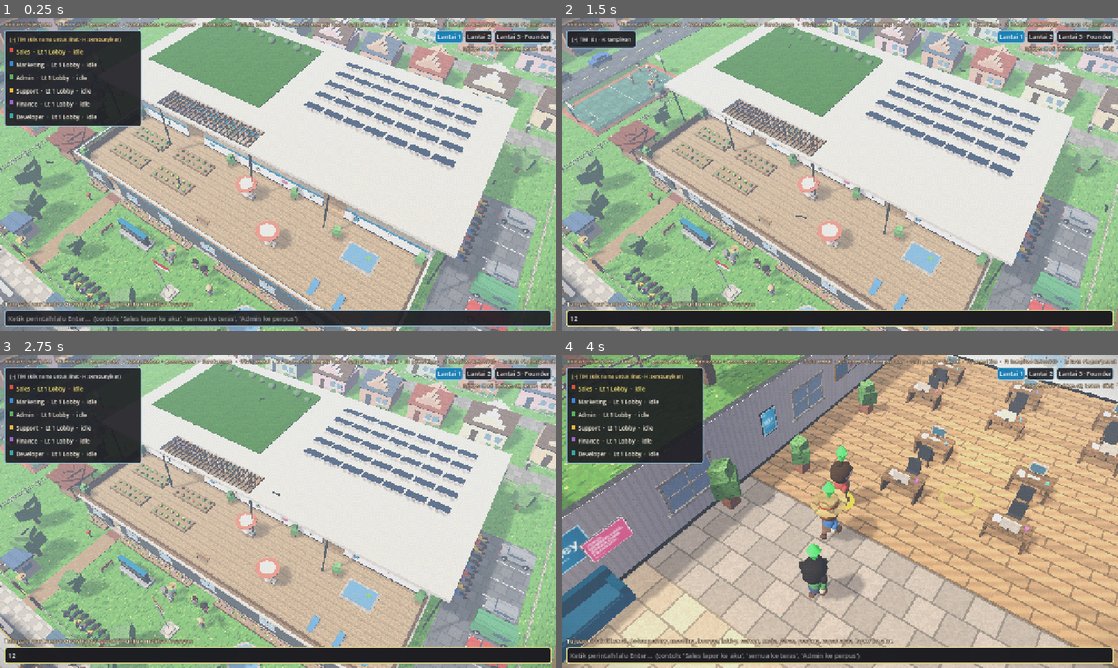
Above: before the commit, frames 1-4 (two rows, left to right).
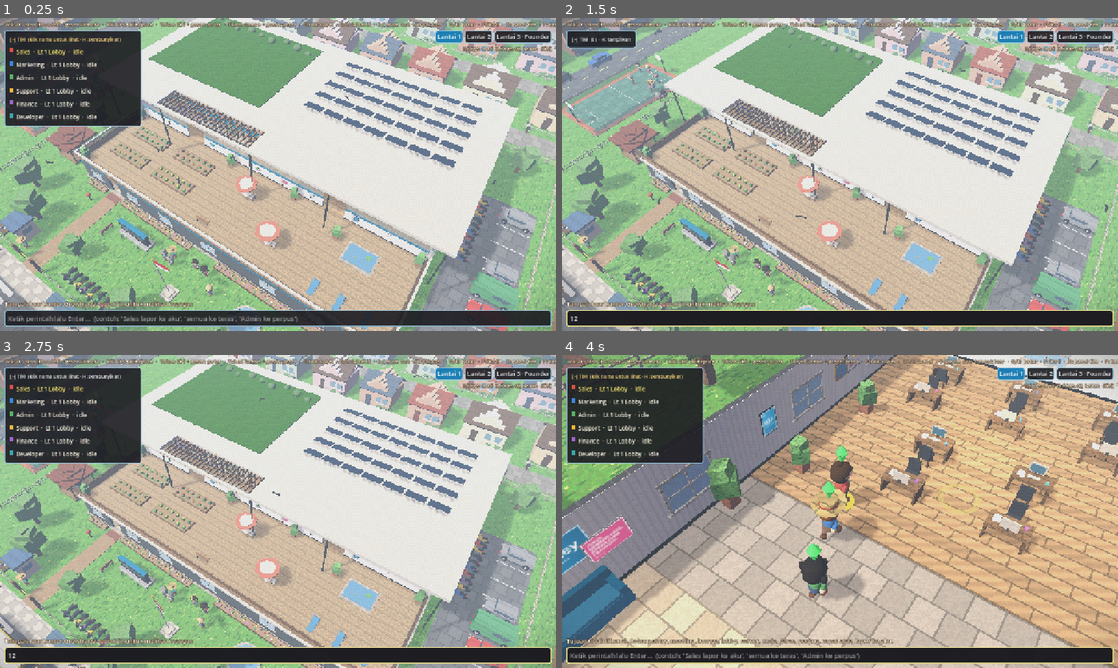
Above: after the commit, the same moments.

Repository: growhaleystudio-create/virtual-office
Game: Godot game, scene res://main.tscn
The game is run twice, just before and just after one commit, with the same random seed, the same clock (stepped at 60 frames per second) and the same inputs.
Inputs (mouse positions are in pixels of both pictures, inside the frame that each line leads up to):
- Up to frame 1 (0.25 s): no input
- Up to frame 2 (1.5 s): click (840, 318) at 0.52 s; type "12" at 0.6 s; click "[–] TIM (klik nama untuk liha…" at 1.25 s
- Up to frame 3 (2.75 s): click "[+] TIM (6) · H: tampilkan" at 2 s
- Up to frame 4 (4 s): click "Sales · Lt 1 Lobby · idle" at 2.75 s; tap Enter at 3.5, 3.6 s; move the mouse to (962, 495) at 3.52 s; hold Right from 3.53 s (still down); click (962, 495) at 3.67 s

The runs differ from the first frame. In frame 1, 0.9% of the frame differs, in the area x 0-100%, y 1-4%; in frame 2, 0.9%; in frame 3, 0.9%; in frame 4, 0.8%.

Commit message:
Founder bisa jalan dengan WASD/panah (arah ikut kamera, tertahan dinding, naik-turun tangga otomatis, sinkron multiplayer); tamu: WASD tetap geser kamera
Co-Authored-By: Claude Opus 5.5 <noreply@anthropic.com>

Diff:
--- a/agent.gd
+++ b/agent.gd
@@ -33,6 +33,7 @@
 var _phase := 0.0
 var _t := 0.0
 var _speed := 3.0
+var _manual := 0.0  # > 0 = sedang digerakkan keyboard (animasi jalan tanpa rute)
 
 var _rig: Node3D
 var _head: Node3D
@@ -388,6 +389,20 @@
 	set_status(str(s.get("st", status)))
 
 
+## Dipanggil tiap frame saat pemain menggerakkan karakter dengan WASD (posisi diatur main).
+func step_manual(dir: Vector3) -> void:
+	if not _path.is_empty():
+		_path.clear()
+	if sitting:
+		stand_up()
+	if _manual <= 0.0:
+		set_status("berjalan...")
+	_manual = 0.12
+	_arrive_kind = "stand"  # pemain lain: jangan duduk saat tiba di posisi ini
+	_arrive_status = "diam"
+	_face_yaw = atan2(dir.x, dir.z)
+
+
 func stop() -> void:
 	_path.clear()
 	set_status("diam")
@@ -415,6 +430,7 @@
 func _process(d: float) -> void:
 	_t += d
 	var moving := not _path.is_empty()
+	var walking := moving or _manual > 0.0
 	if moving:
 		var target: Vector3 = _path[0]
 		var to := target - position
@@ -430,6 +446,11 @@
 			if flat.length() > 0.01:
 				_face_yaw = atan2(flat.x, flat.y)
 		_phase += d * _speed * 3.5
+	elif _manual > 0.0:
+		_manual -= d
+		_phase += d * _speed * 3.5
+		if _manual <= 0.0:
+			set_status("diam")
 	else:
 		think -= d
 		if think <= 0.0:
@@ -442,7 +463,7 @@
 	var arm_l := 0.0
 	var arm_r := 0.0
 	var bob := 0.0
-	if moving:
+	if walking:
 		var s := sin(_phase) * 0.7
 		leg_l = s
 		leg_r = -s
@@ -466,7 +487,7 @@
 	_arm_l.rotation.x = lerpf(_arm_l.rotation.x, arm_l, k)
 	_arm_r.rotation.x = lerpf(_arm_r.rotation.x, arm_r, k)
 	_rig.position.y = (SIT_DROP if sitting else 0.0) + bob
-	_head.rotation.z = sin(_phase * 0.5) * 0.06 if moving else 0.0
+	_head.rotation.z = sin(_phase * 0.5) * 0.06 if walking else 0.0
 	_update_poke(d)
 
 	if plumbob:
--- a/main.gd
+++ b/main.gd
@@ -1432,7 +1432,7 @@
 	me.think = 1e9
 	focus_agent(me)
 	_net_send()
-	show_feedback("Halo %s! Klik lantai untuk berjalan, klik karyawan untuk memberi perintah." % me.agent_name)
+	show_feedback("Halo %s! Jalan pakai WASD atau klik lantai, klik karyawan untuk memberi perintah." % me.agent_name)
 
 
 ## Ruang yang punya video meeting: [lantai, kotak sel (x, z, lebar, tinggi), nama].
@@ -2489,7 +2489,7 @@
 	cl.add_child(ui)
 
 	var help := Label.new()
-	help.text = "Klik kiri: pilih/jalan  ·  Tahan kiri +  …(224 unchanged characters)…
+	help.text = "WASD: jalan (founder) / geser kamera  ·  Klik kiri: pilih/jalan  ·  Tahan kiri +  …(224 unchanged characters)…
 	help.add_theme_font_size_override("font_size", 12)
 	help.position = Vector2(12, 6)
 	ui.add_child(help)
@@ -2766,6 +2766,13 @@
 		if Input.is_key_pressed(KEY_E):
 			t_yaw -= 1.5 * d
 	_update_cursor(d)
+	if me and not exterior:
+		if v != Vector2.ZERO:
+			_me_walk(v, d)
+			v = Vector2.ZERO  # WASD menggerakkan karakter, bukan kamera
+		elif _walk_keys:
+			_walk_keys = false
+			_net_send()  # berhenti: kirim posisi akhir
 	if v != Vector2.ZERO:
 		follow = null
 		t_pivot += Vector3(v.x, 0, v.y).normalized().rotated(Vector3.UP, t_yaw) * t_zoom * 0.8 * d
@@ -2831,7 +2838,31 @@
 	pivot.position = t_pivot
 	if args.size() > 2:
 		for c in args[2].split(";", false):
-			if c.begins_with("chat "):
+			if c.begins_with("wait "):
+				await get_tree().create_timer(float(c.trim_prefix("wait "))).timeout
+			elif c.begins_with("press ") or c.begins_with("release "):
+				var ev := InputEventKey.new()
+				ev.keycode = OS.find_keycode_from_string(c.get_slice(" ", 1))
+				ev.physical_keycode = ev.keycode
+				ev.pressed = c.begins_with("press ")
+				Input.parse_input_event(ev)
+			elif c.begins_with("tp "):
+				var tp := c.split(" ")
+				me.position = Vector3(float(tp[1]), int(tp[3]) * FH, float(tp[2]))
+				me.stand_up()
+				follow = me
+			elif c.begins_with("gridat "):
+				var ga := c.split(" ")
+				var gf := int(ga[1])
+				for gz in range(int(ga[3]) - 3, int(ga[3]) + 4):
+					var row := ""
+					for gx in range(int(ga[2]) - 5, int(ga[2]) + 6):
+						var gc := Vector2i(gx, gz)
+						row += "?" if not grids[gf].is_in_boundsv(gc) else ("#" if grids[gf].is_point_solid(gc) else ("L" if gc in [LANDING[0], LANDING[1], Vector2i(STAIR_X1, STAIR2_Z), Vector2i(STAIR_X0 - 1, STAIR2_Z)] else "."))
+					print("z%02d %s" % [gz, row])
+			elif c.begins_with("where"):
+				print("me:", me.position if me else "-", " room:", room_of(me) if me else "-", " status:", me.status if me else "-")
+			elif c.begins_with("chat "):
 				show_bubble(me if me else agents[0], c.trim_prefix("chat "))
 			elif c.begins_with("founder "):
 				set_founder(c.trim_prefix("founder "))
@@ -2984,3 +3015,77 @@
 		pc.reset_size()
 		pc.position = Vector2(p.x - pc.size.x / 2.0, p.y - pc.size.y)
 		pc.modulate.a = clampf((b["until"] - now) / 0.6, 0.0, 1.0)
+
+
+# ---------- jalan dengan keyboard (WASD / panah) untuk karakter sendiri ----------
+
+const WALK_SPEED := 3.2
+const WALK_R := 0.22  # "badan" karakter: jarak minimal ke sel padat
+var _walk_keys := false
+var _walk_net := 0.0
+
+
+func _walk_grid(f: int) -> AStarGrid2D:
+	return _my_grid2 if f == 2 and _my_grid2 != null else grids[f]
+
+
+func _walkable(p: Vector3, f: int) -> bool:
+	var gr := _walk_grid(f)
+	for o in [Vector2(-WALK_R, -WALK_R), Vector2(WALK_R, -WALK_R), Vector2(-WALK_R, WALK_R), Vector2(WALK_R, WALK_R)]:
+		var q := Vector2(p.x + o.x + W / 2.0, p.z + o.y + H / 2.0)
+		var c := Vector2i(floori(q.x), floori(q.y))
+		if not gr.is_in_boundsv(c) or gr.is_point_solid(c):
+			return false
+	return true
+
+
+func _me_walk(v: Vector2, d: float) -> void:
+	var frac := fposmod(me.position.y, FH)
+	if frac > 0.05 and frac < FH - 0.05:
+		return  # sedang naik/turun tangga: biarkan selesai
+	var f := me.floor_index()
+	var dir := Vector3(v.x, 0, v.y).normalized().rotated(Vector3.UP, t_yaw)
+	var step := dir * WALK_SPEED * d
+	var stuck := not _walkable(me.position, f)  # mis. masih di kursi: boleh keluar
+	for cand in [step, Vector3(step.x, 0, 0), Vector3(0, 0, step.z)]:
+		var np: Vector3 = me.position + cand
+		if stuck or _walkable(np, f):
+			me.position = np
+			break
+	me.step_manual(dir)
+	follow = me
+	_walk_keys = true
+	if _try_stairs(dir, f):
+		return
+	_walk_net -= d
+	if _walk_net <= 0.0:
+		_walk_net = 0.4
+		_net_send()
+
+
+## Berjalan ke arah anak tangga di dekatnya -> naik/turun otomatis.
+func _try_stairs(dir: Vector3, f: int) -> bool:
+	for lo in [0, 1]:
+		var ln := _stair_link(lo)
+		var lo_e: Vector3 = ln["lo_end"]
+		var hi_e: Vector3 = ln["hi_end"]
+		var up_dir := Vector2(hi_e.x - lo_e.x, hi_e.z - lo_e.z).normalized()
+		var here: Vector3
+		var want: Vector2
+		var path: Array
+		if f == lo:
+			here = lo_e
+			want = up_dir
+			path = [lo_e, hi_e, cell_to_world(ln["hi_cell"], lo + 1)]
+		elif f == lo + 1:
+			here = hi_e
+			want = -up_dir
+			path = [hi_e, lo_e, cell_to_world(ln["lo_cell"], lo)]
+		else:
+			continue
+		# dekat ujung tangga DAN berjalan searah anak tangga (bukan sekadar lewat di koridor)
+		var dist := Vector2(here.x - me.position.x, here.z - me.position.z).length()
+		if dist < 1.1 and want.dot(Vector2(dir.x, dir.z)) > 0.6:
+			me.begin_move(path, "stand", me.rotation.y, "diam")
+			return true
+	return false
Not shown, changed: build/web/index.pck
